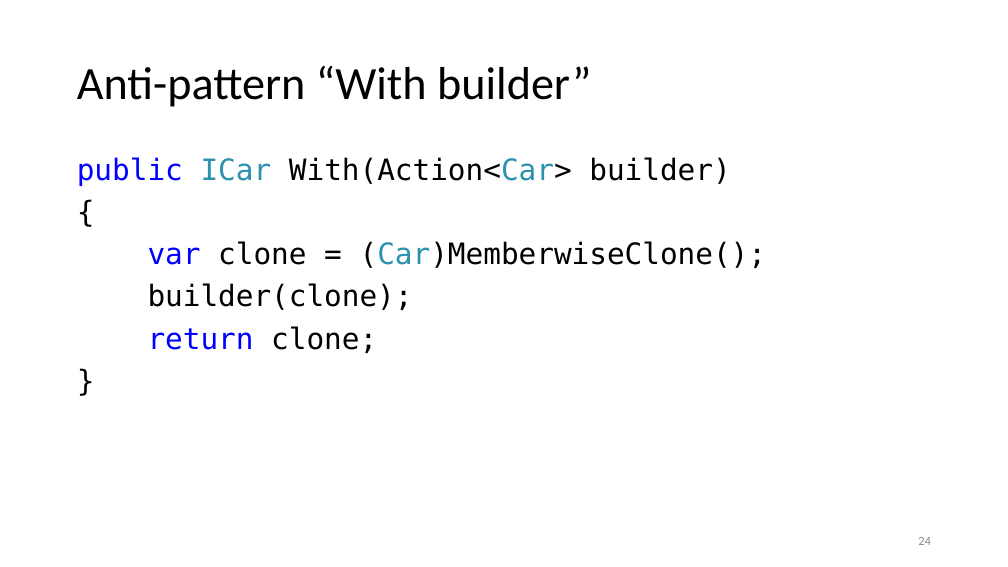
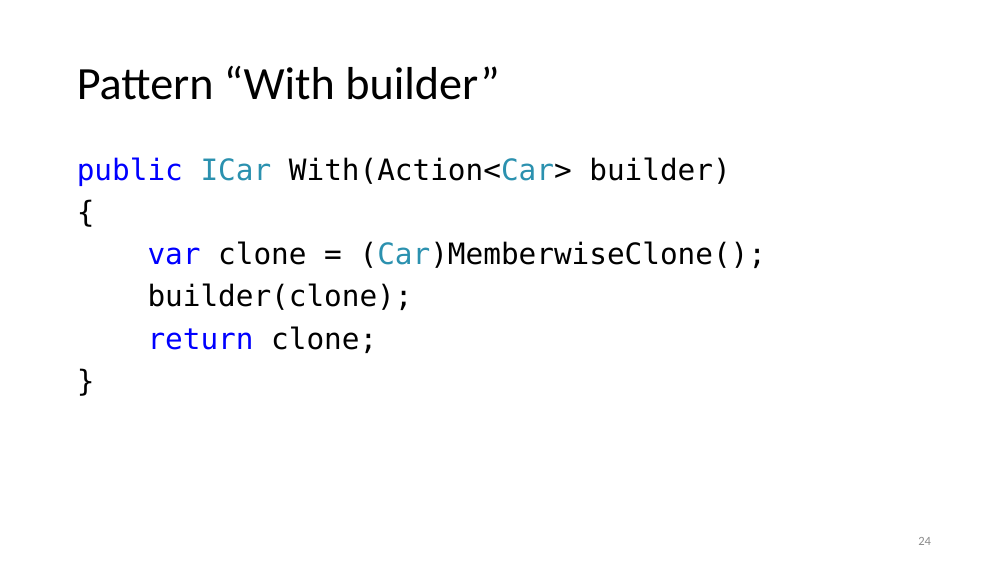
Before and after one commit to kugushev/presentations, a slide deck: slide 24 of Presentation.pptx. Drawn at 1008x567 pixels with LibreOffice and Linux fonts; fonts in the diff are those of the drawing. Boxes give left, top, right and bottom in pixels: in the first picture for what was removed or moved away, otherwise in the second. Text is boxed around its words. In the diff, an @@ line names an element or a change of style, - is before the commit and + after.

```diff
--- a/Presentation.pptx
+++ b/Presentation.pptx
@@ title at <box>77,66,499,100</box>: text changed @@
-Anti-pattern “With builder”
+Pattern “With builder”
```
Also in this commit, not shown: 3 other slides changed.
